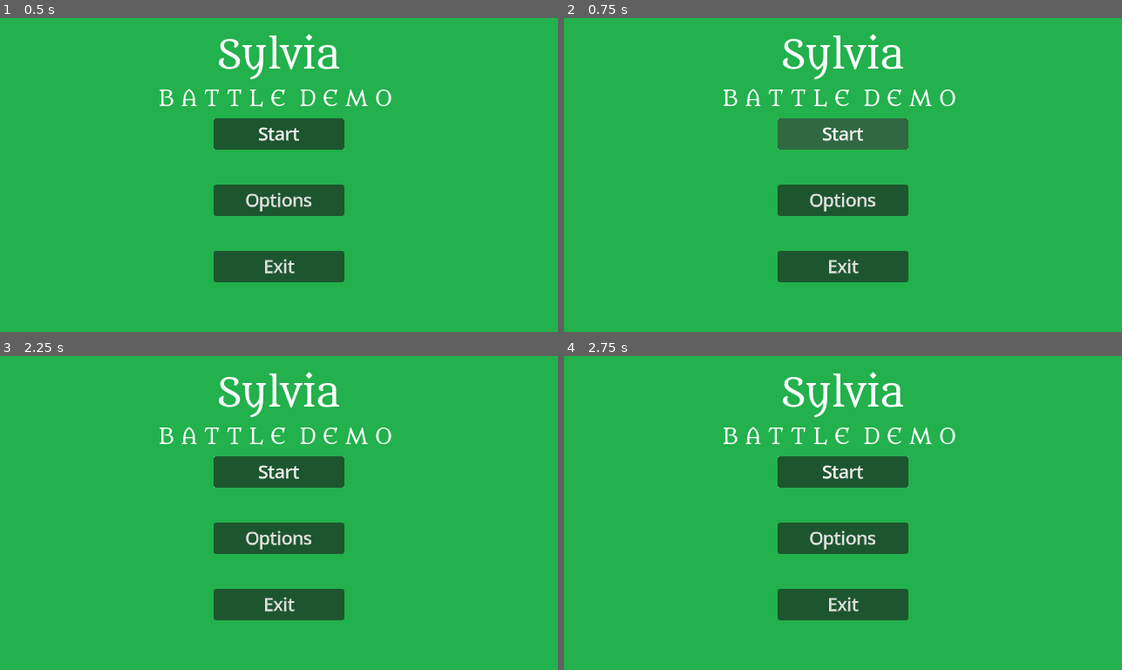
Above: before the commit, frames 1-4 (two rows, left to right).
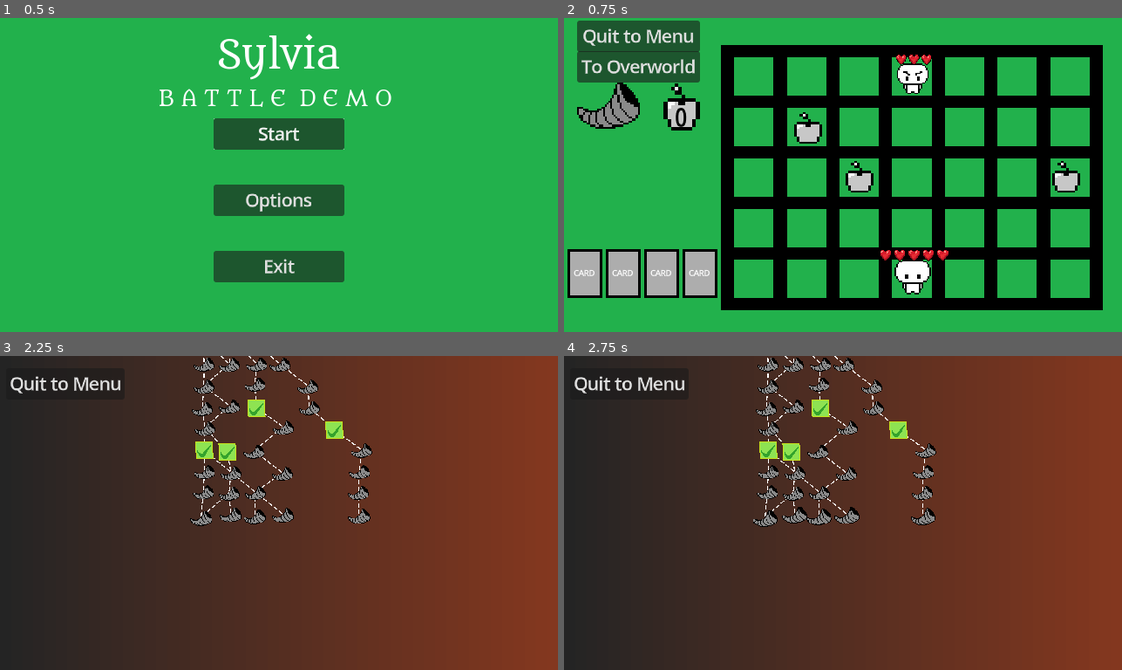
Above: after the commit, the same moments.

Repository: Endermandels/Sylvia
Game: Godot game, scene res://start_menu/start_menu.tscn
Same seed, same stepped clock (60 frames per second), same inputs: the game is played once before the commit and once after it.
Inputs (mouse positions are in pixels of both pictures, inside the frame that each line leads up to):
- Up to frame 1 (0.5 s): no input
- Up to frame 2 (0.75 s): click "Start" at 0.5 s
- Up to frame 3 (2.25 s): click (279, 472) at 1.25 s, where only the run before the commit has a clickable "Start"; click (72, 406) at 2 s, where only the run after the commit has a clickable "To Overworld"
- Up to frame 4 (2.75 s): no input

Frame 1 is identical in both runs. In frame 2, 43% of the frame differs, in the area x 0-97%, y 0-94%; in frame 3, 100%, in the area x 0-100%, y 0-100%; in frame 4, 100%.

Commit message:
Update BattleScene.tscn
Add music back in

Diff:
--- a/battle/BattleScene.tscn
+++ b/battle/BattleScene.tscn
@@ -6,6 +6,7 @@
 [ext_resource type="Texture2D" uid="uid://cifdlrxp33p1u" path="res://assets/grid.png" id="5"]
 [ext_resource type="PackedScene" uid="uid://bub37ipigql3v" path="res://battle/Character.tscn" id="7"]
 [ext_resource type="PackedScene" uid="uid://d2x4fgnxceh5u" path="res://battle/end_of_turn.tscn" id="7_np6ef"]
+[ext_resource type="AudioStream" uid="uid://88wruo2jyoh8" path="res://Music/battle_music (surf).ogg" id="10_i4mvg"]
 [ext_resource type="Script" path="res://battle/Control.gd" id="7_w84vo"]
 [ext_resource type="PackedScene" uid="uid://t32b4boxehdt" path="res://battle/Enemy.tscn" id="8_kyk1e"]
 [ext_resource type="PackedScene" uid="uid://deikkfb2ghqvw" path="res://battle/food.tscn" id="9_1n73l"]
